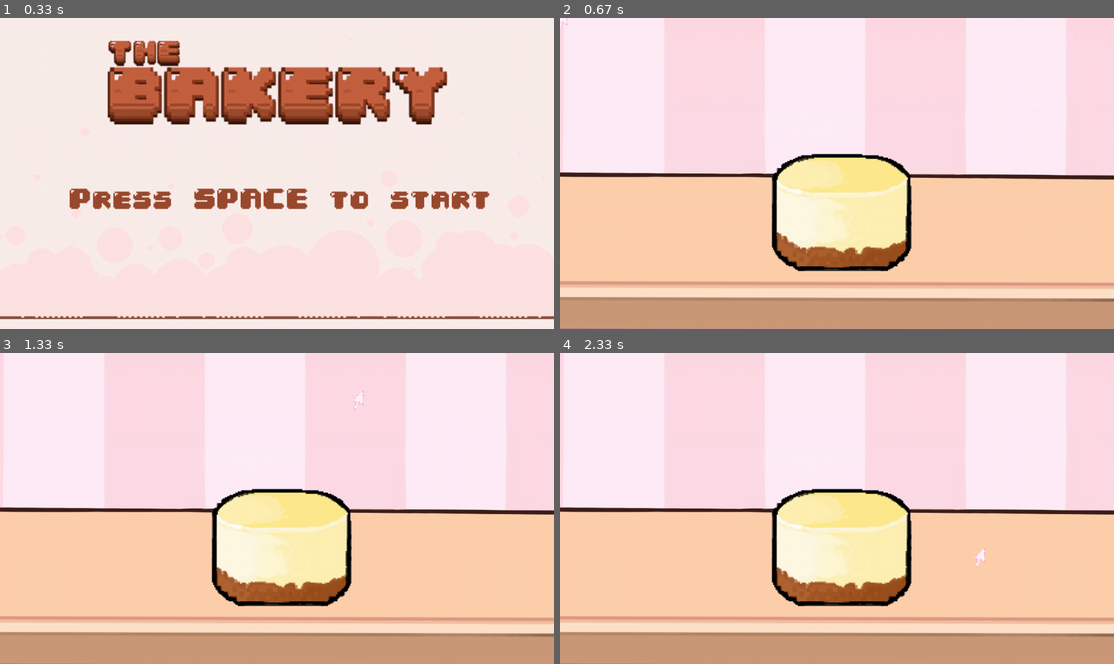
Above: before the commit, frames 1-4 (two rows, left to right).
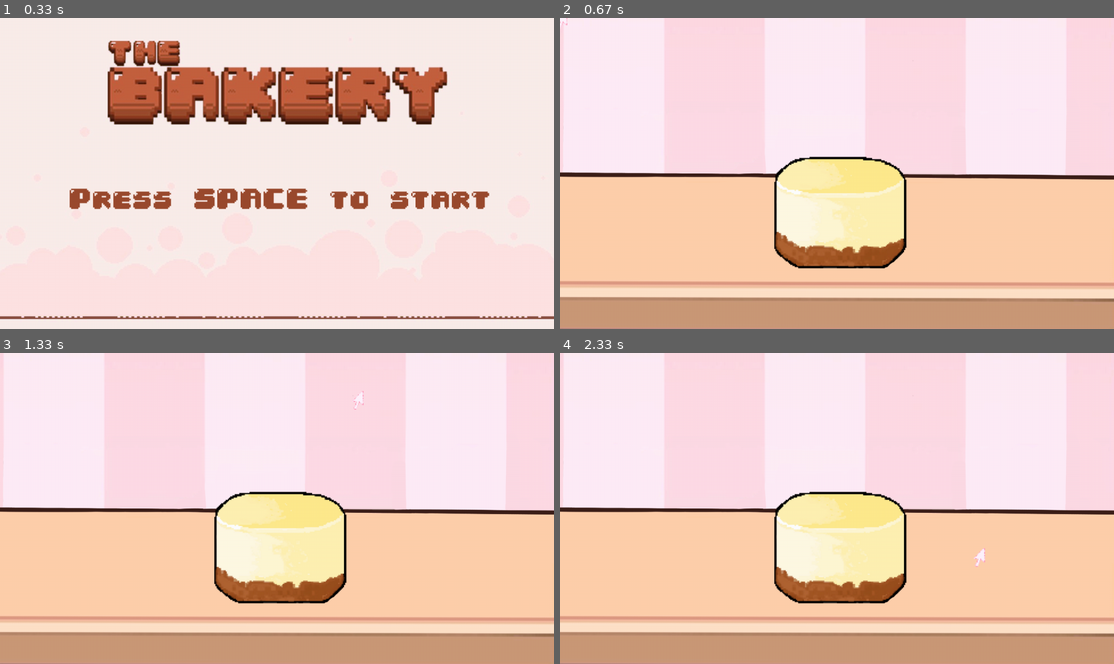
Above: after the commit, the same moments.

Repository: capristobio/Pygame-Proj
Game: pygame game, started from main.py
Same seed, same stepped clock (60 frames per second), same inputs: the game is played once before the commit and once after it.
Inputs (mouse positions are in pixels of both pictures, inside the frame that each line leads up to):
- Up to frame 1 (0.33 s): no input
- Up to frame 2 (0.67 s): tap Space at 0.33 s
- Up to frame 3 (1.33 s): click (144, 511) at 0.72 s; click (360, 399) at 1.05 s
- Up to frame 4 (2.33 s): click (848, 402) at 1.38 s; click (842, 539) at 1.72 s; click (981, 558) at 2.05 s

Frame 1 is identical in both runs. In frame 2, 1.8% of the frame differs, in the area x 38-64%, y 43-82%; in frame 3, 1.8%; in frame 4, 1.8%.

Commit message:
tubes and cream pics

Diff:
--- a/main.py
+++ b/main.py
@@ -18,7 +18,15 @@
 HEIGHT = 720
 SCREEN_SIZE = (WIDTH, HEIGHT)
 
-#TODO: font
+    # Piping tubes
+van_tube = pg.image.load("./images/van_tube.png")
+choco_tube = pg.image.load("./images/choco_tube.png")
+straw_tube = pg.image.load("./images/straw_tube.png")
+
+    # Creams
+van_cream = pg.image.load("./images/van_cream.png")
+choco_cream = pg.image.load("./images/choco_cream.png")
+straw_cream = pg.image.load("./images/straw_cream.png")
 
 # Scale the image down
 CURSOR = pg.image.load("./images/cursor.png")
@@ -27,6 +35,8 @@
     (CURSOR.get_width() // 25, CURSOR.get_height() // 25)
 )
 CURSOR_RIGHT = pg.transform.flip(CURSOR_LEFT, True, False)
+
+
 
 # Starting screen background
 class Starting(pg.sprite.Sprite):
@@ -63,29 +73,28 @@
 
 
 # TODO: Make the class for the icing/cream
-    # When clicked on will spawn onto the cake
-# class Vanilla(pg.sprite.Sprite):
-#     def __init__(self):
-#         super().__init__()
+    # When piping tube is clicked on, cream will spawn onto the cake
 
-#         self.image = van_cream
-#         self.rect = self.image.get_rect()
+class Vanilla(pg.sprite.Sprite):
+    def __init__(self):
+        super().__init__()
 
-# Spawn the image at one specific spot
-# When clicked on will appear on the cake in the middle
+        self.image = van_tube
+        self.rect = self.image.get_rect()
+
 
 # class Chocolate(pg.sprite.Sprite):
 #     def __init__(self):
 #         super().__init__()
 
-#         self.image = choco_cream
+#         self.image = choco_tube
 #         self.rect = self.image.get_rect()
 
 # class Strawberry(pg.sprite.Sprite):
 #     def __init__(self):
 #         super().__init__()
 
-#         self.image = straw_cream
+#         self.image = straw_tube
 #         self.rect = self.image.get_rect()
 
 
Binary file changed: images/cake.png
Binary file added: images/choco_cream.png
Binary file added: images/choco_tube.png
Binary file added: images/straw_cream.png
Binary file added: images/straw_tube.png
Binary file added: images/van_cream.png
Binary file added: images/van_tube.png
Not shown, changed: .DS_Store
Not shown, changed: images/.DS_Store
